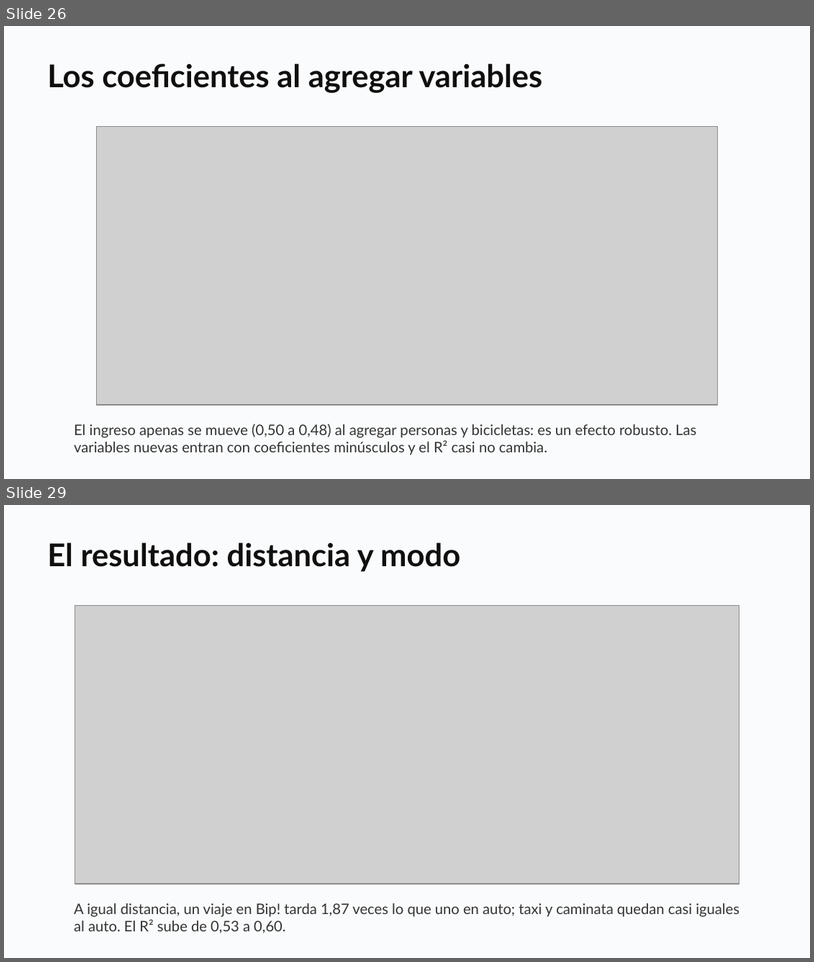
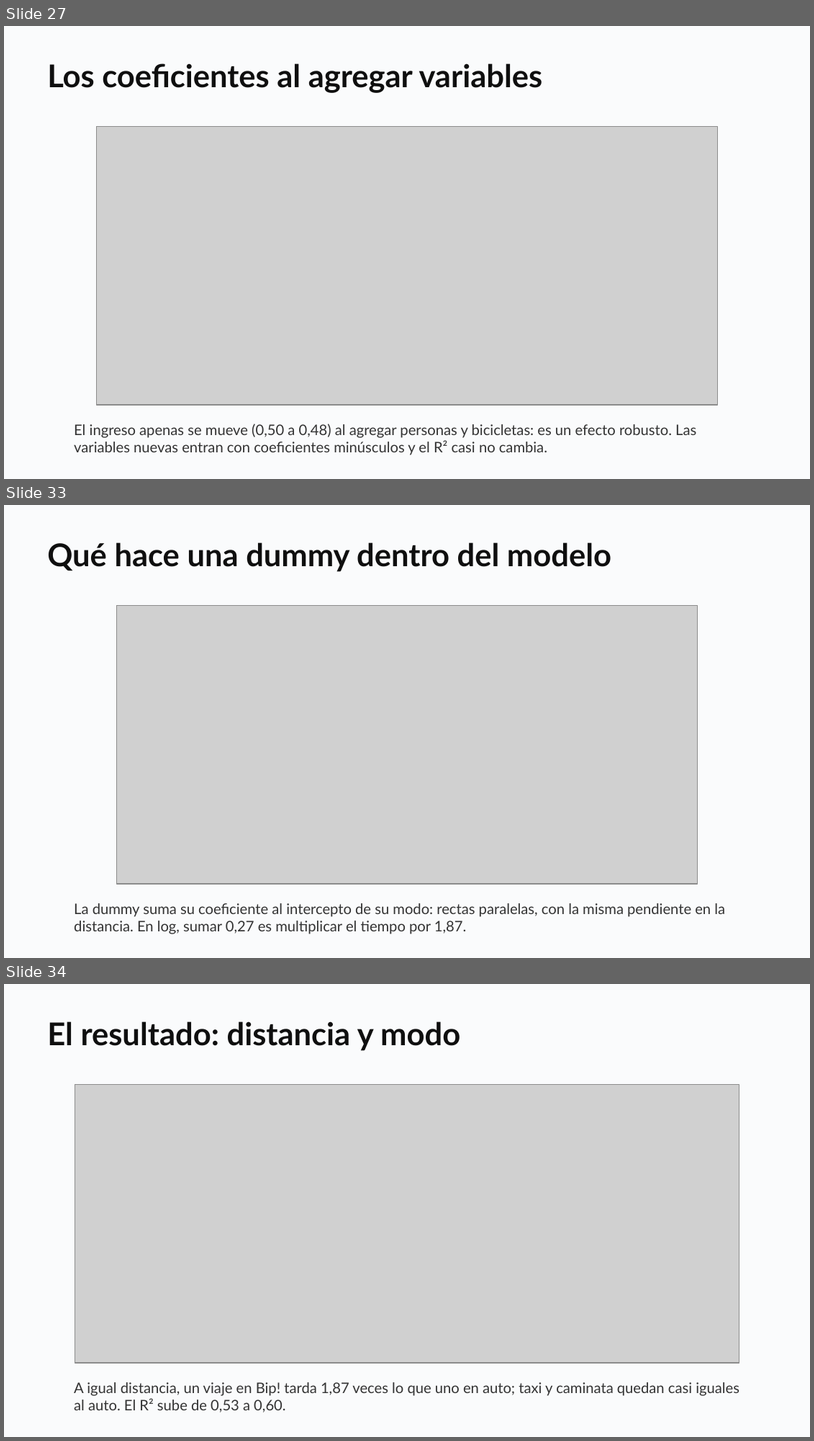
Before and after one commit to daniopitz/diplomado-cdd, a slide deck: presentaciones/clase04_regresion_multiple.pptx. Shown one above the other, each under a label of ours: slides 26 and 29 before the commit, slides 27, 33 and 34 after it; the slides between them are not shown. The pictures are 814x962 and 814x1441 pixels, drawn with LibreOffice and Linux fonts; fonts in the diff are those of the drawing; grey boxes stand for pictures. Boxes give left, top, right and bottom in pixels: in the first picture for what was removed or moved away, otherwise in the second. Text is boxed around its words. In the diff, an @@ line names an element or a change of style, - is before the commit and + after.

```diff
--- a/presentaciones/clase04_regresion_multiple.pptx
+++ b/presentaciones/clase04_regresion_multiple.pptx
@@ slide 33 added at [4,505,810,958], background #FFFFFF @@
@@ rectangle added at [4,505,810,958], fill #FAFBFC @@
@@ text added at [47,542,612,572], 28 pt, text #0F0F0F, bold @@
+Qué hace una dummy dentro del modelo
@@ picture added at [117,606,697,884] @@
@@ text added at [74,903,725,934], 13 pt, text #333333 @@
+La dummy suma su coeficiente al intercepto de su modo: rectas paralelas, con la misma pendiente en la distancia. En log, sumar 0,27 es multiplicar el tiempo por 1,87.
@@ what was slide 26 is now slide 27 @@
@@ what was slide 29 is now slide 34 @@
```
Also in this commit, not shown: 3 slides changed, 4 other slides added, 3 other files.
